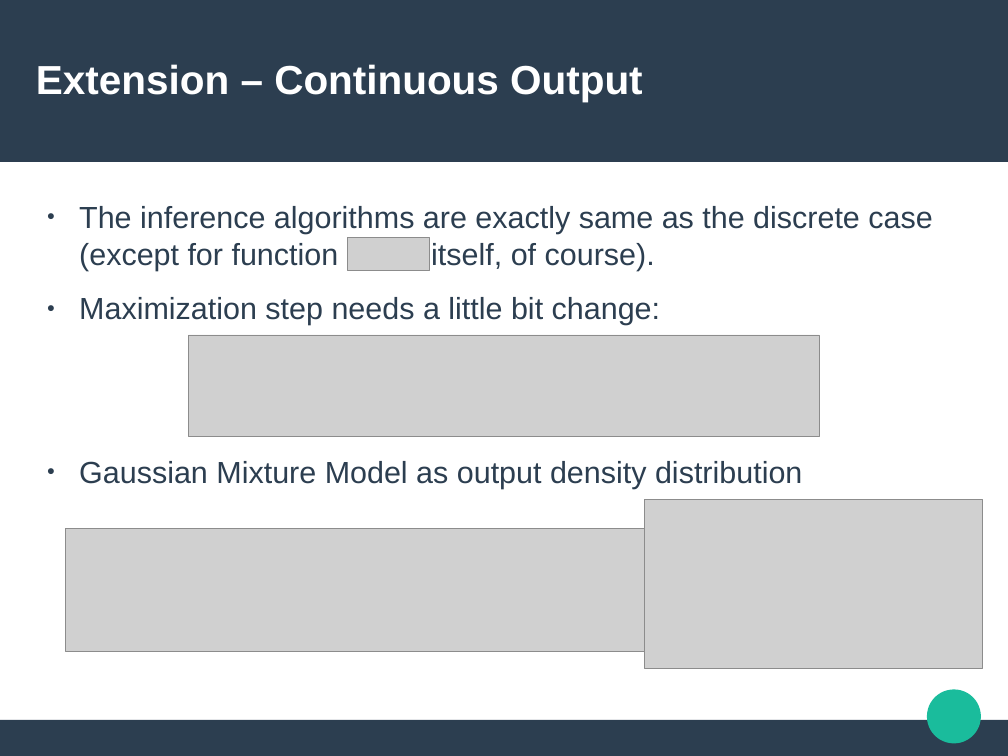
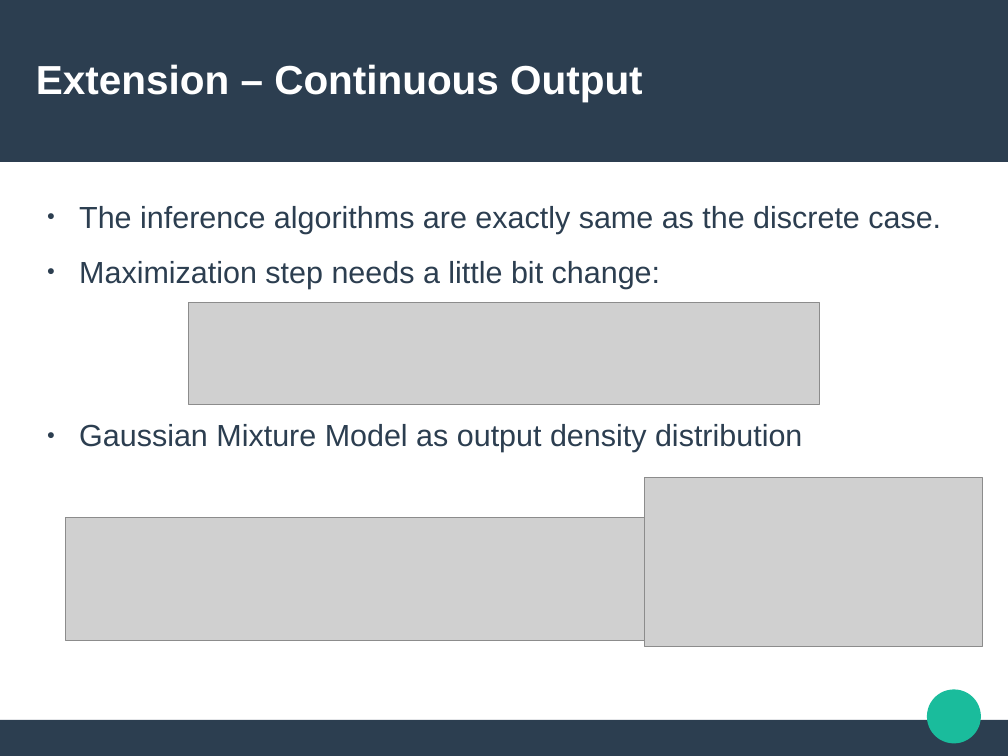
Before and after one commit to Sleepwalking/hmm-workshop, a slide deck: slide 16 of slides.odp (slide 17 before the commit). Drawn at 1008x756 pixels with LibreOffice and Linux fonts; fonts in the diff are those of the drawing; grey boxes stand for pictures. Boxes give left, top, right and bottom in pixels: in the first picture for what was removed or moved away, otherwise in the second. Text is boxed around its words. In the diff, an @@ line names an element or a change of style, - is before the commit and + after.

```diff
--- a/slides.odp
+++ b/slides.odp
@@ text at box(79, 206, 941, 234): text changed @@
-● The inference algorithms are exactly same as the discrete case (except for function itself, of course).
+● The inference algorithms are exactly same as the discrete case.
@@ picture removed at box(348, 238, 430, 271) @@
@@ picture: place and size @@
-picture at box(188, 335, 820, 436)
+picture at box(188, 303, 820, 404)
@@ picture: place and size @@
-picture at box(645, 499, 983, 669)
+picture at box(645, 477, 983, 647)
@@ picture: place and size @@
-picture at box(66, 529, 646, 651)
+picture at box(66, 518, 646, 640)
```
Also in this commit, not shown: 3 other slides changed, 2 slides removed, 1 other file.
